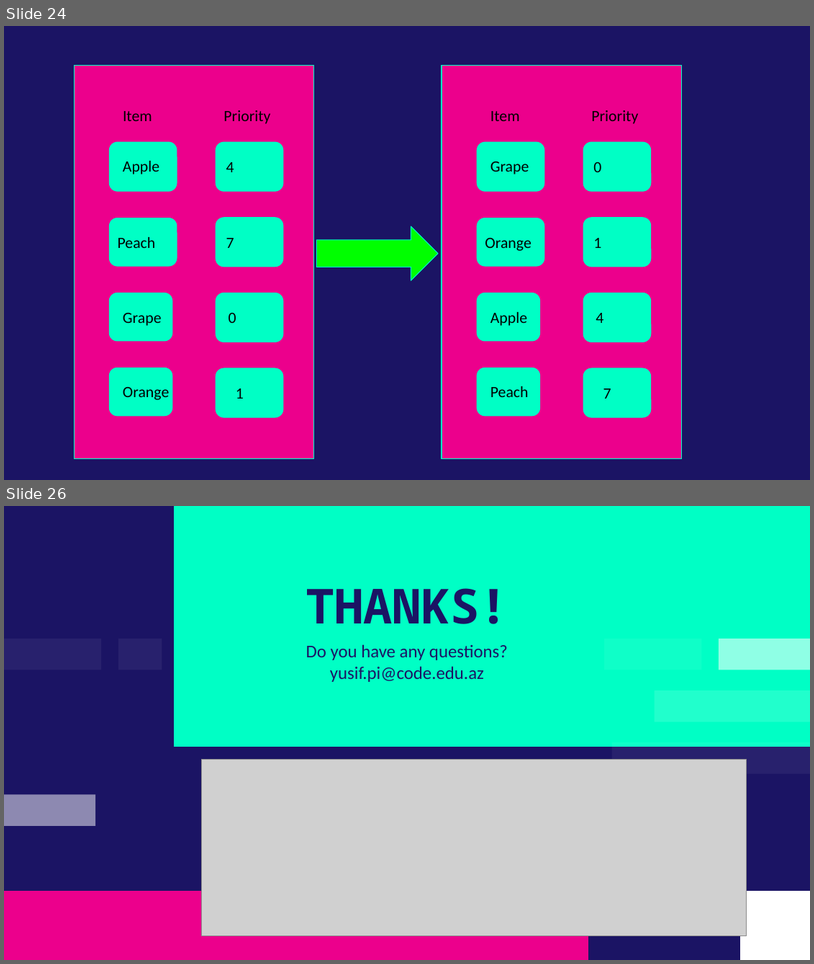
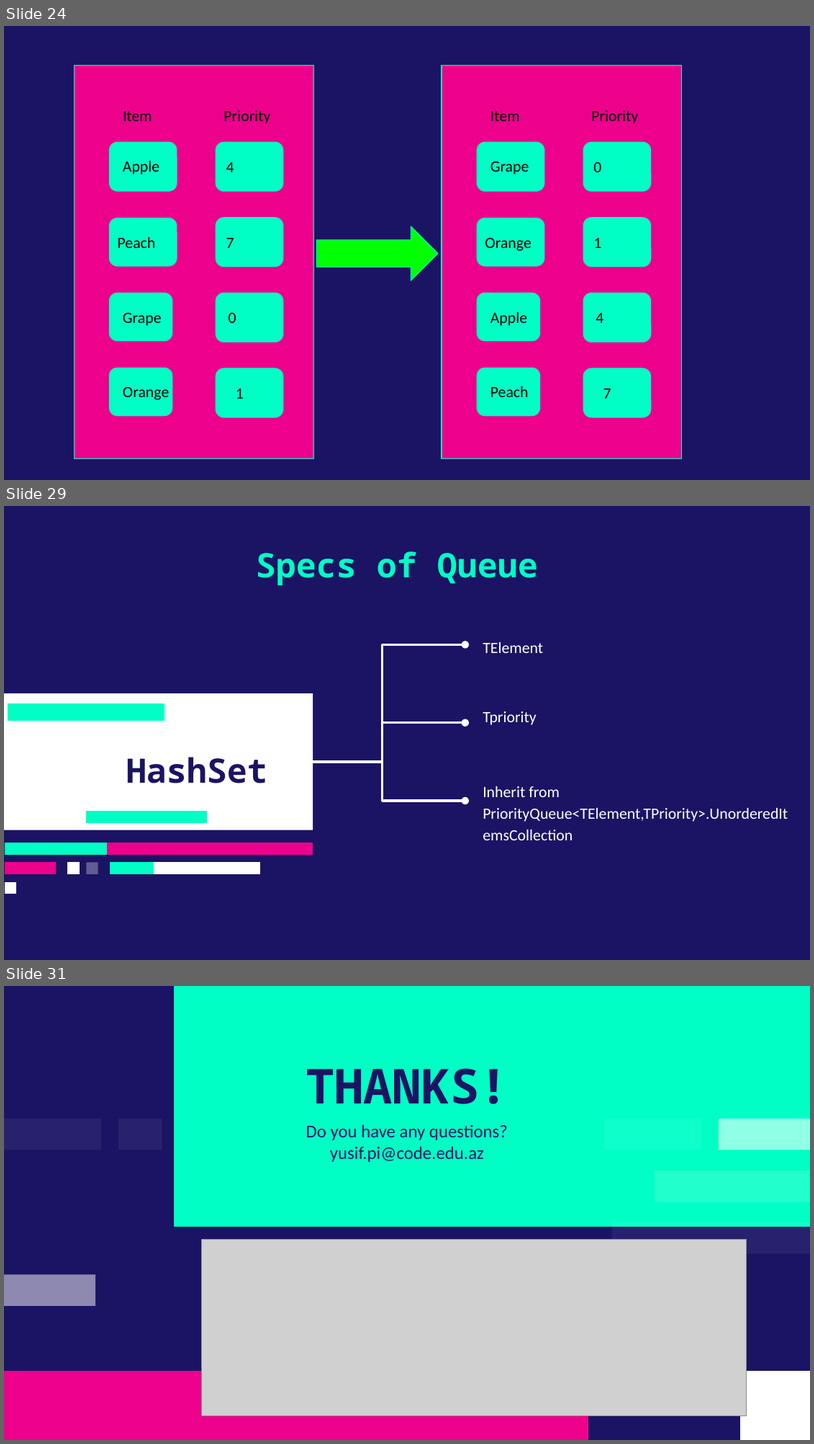
Before and after one commit to artifix3/PriorityQueue, a slide deck: Presentation Files/Priority Queue .pptx. Shown one above the other, each under a label of ours: slides 24 and 26 before the commit, slides 24, 29 and 31 after it; the slides between them are not shown. The pictures are 814x964 and 814x1444 pixels, drawn with LibreOffice and Linux fonts; fonts in the diff are those of the drawing; grey boxes stand for pictures. Boxes give left, top, right and bottom in pixels: in the first picture for what was removed or moved away, otherwise in the second. Text is boxed around its words. In the diff, an @@ line names an element or a change of style, - is before the commit and + after.

```diff
--- a/Presentation Files/Priority Queue .pptx
+++ b/Presentation Files/Priority Queue .pptx
@@ slide 29 added at (4,506,810,960), background #1B1464 @@
@@ title added at (256,551,538,586), 30 pt, text #00FFC5, bold @@
+Specs of Queue
@@ elbow arrow added from (300, 762) to (466, 645), #FFFFFF 2.25 pt @@
@@ subtitle added at (483,642,543,653), 14 pt, text #FFFFFF @@
+TElement
@@ rectangle added at (4,693,313,829), fill #FFFFFF @@
@@ freeform shape added at (7,703,165,721), fill #00FFC5 @@
@@ subtitle added at (483,711,537,725), 14 pt, text #FFFFFF @@
+Tpriority
@@ elbow arrow added from (300, 762) to (466, 723), #FFFFFF 2.25 pt @@
@@ title added at (126,757,268,783), 30 pt, text #1B1464, bold @@
+HashSet
@@ elbow arrow added from (300, 762) to (466, 800), #FFFFFF 2.25 pt @@
@@ subtitle added at (483,786,788,821), 14 pt, text #FFFFFF @@
+Inherit from PriorityQueue<TElement,TPriority>.UnorderedItemsCollection
@@ freeform shape added at (86,811,207,823), fill #00FFC5 @@
@@ freeform shape added at (5,842,107,854), fill #00FFC5 @@
@@ freeform shape added at (106,842,313,854), fill #EC008C @@
@@ freeform shape added at (5,862,56,875), fill #EC008C @@
@@ freeform shape added at (67,862,80,875), fill #FFFFFF @@
@@ freeform shape added at (86,862,98,875), fill #FFFFFF at 31% opacity @@
@@ freeform shape added at (110,862,260,875), fill #FFFFFF @@
@@ freeform shape added at (110,862,153,875), fill #00FFC5 @@
@@ freeform shape added at (5,882,17,894), fill #FFFFFF @@
@@ what was slide 26 is now slide 31 @@
```
Also in this commit, not shown: 1 slide changed, 4 other slides added, 1 other file.
